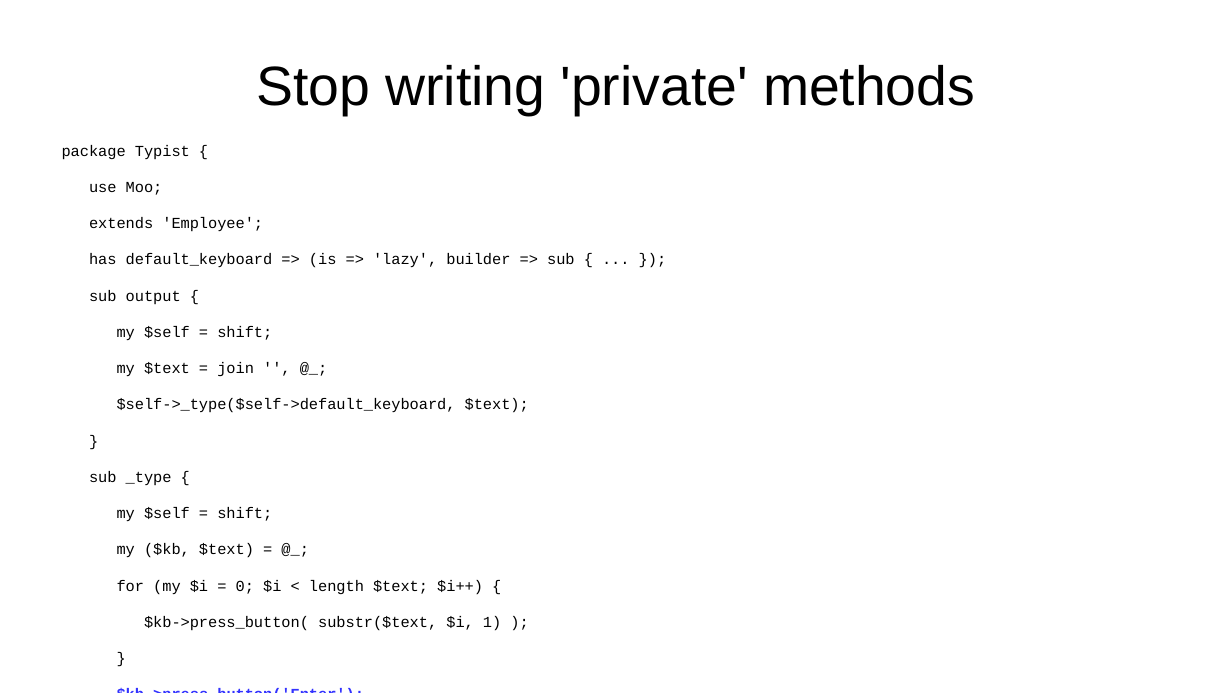
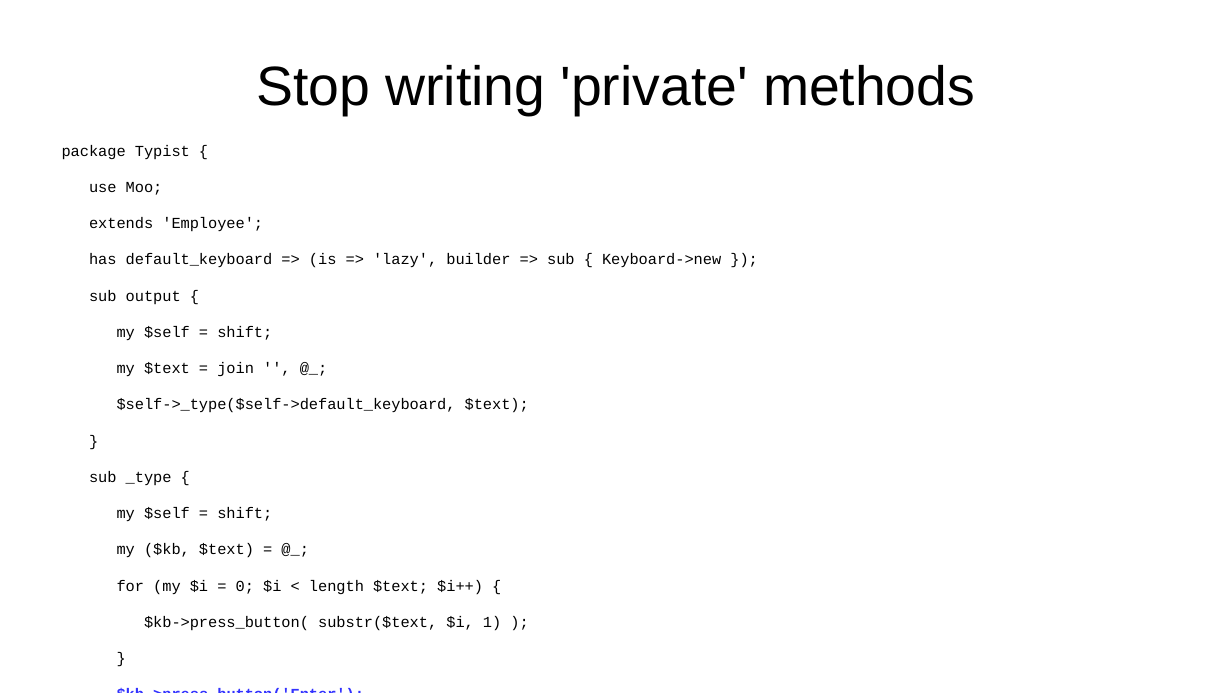
Before and after one commit to tobyink/docs-modern-oop, a slide deck: slide 20 of talks/three-weird-tricks/presentation.odp (slide 19 before the commit). Drawn at 1232x693 pixels with LibreOffice and Linux fonts; fonts in the diff are those of the drawing; background and template pictures are left out. Boxes give left, top, right and bottom in pixels: in the first picture for what was removed or moved away, otherwise in the second. Text is boxed around its words. In the diff, an @@ line names an element or a change of style, - is before the commit and + after.

```diff
--- a/talks/three-weird-tricks/presentation.odp
+++ b/talks/three-weird-tricks/presentation.odp
@@ text at <box>89,253,721,268</box>: text changed @@
-has default_keyboard => (is => 'lazy', builder => sub { ... });
+has default_keyboard => (is => 'lazy', builder => sub { Keyboard->new });
```
Also in this commit, not shown: 3 other slides changed, 6 slides added.
